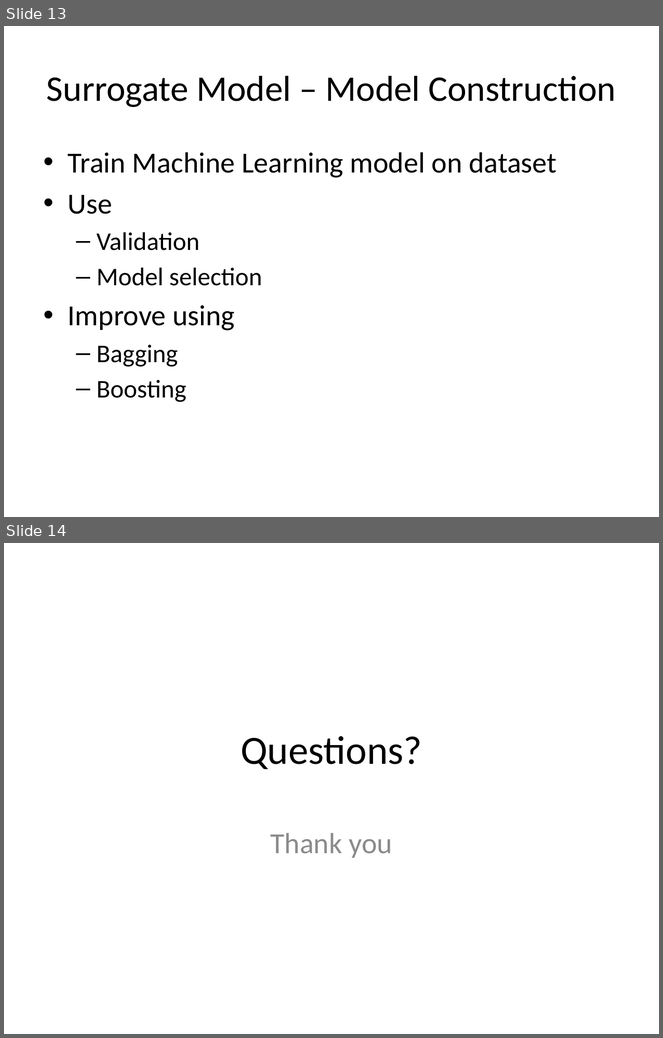
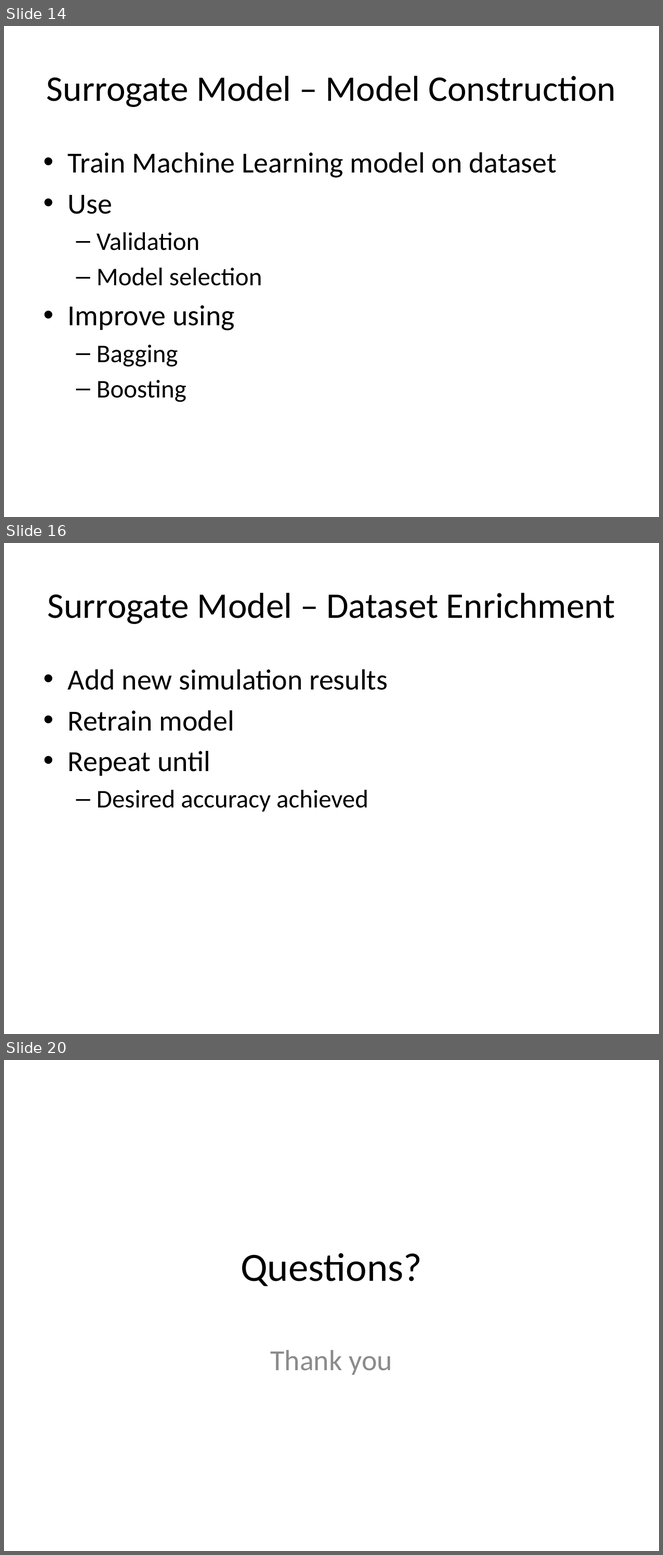
Before and after one commit to look4pritam/SurrogateModel, a slide deck: Presentations/SurrogateModel.pptx. Shown one above the other, each under a label of ours: slides 13 and 14 before the commit, slides 14, 16 and 20 after it; the slides between them are not shown. The pictures are 663x1038 and 663x1555 pixels, drawn with LibreOffice and Linux fonts; fonts in the diff are those of the drawing. Boxes give left, top, right and bottom in pixels: in the first picture for what was removed or moved away, otherwise in the second. Text is boxed around its words. In the diff, an @@ line names an element or a change of style, - is before the commit and + after.

```diff
--- a/Presentations/SurrogateModel.pptx
+++ b/Presentations/SurrogateModel.pptx
@@ slide 16 added at [4,543,659,1034], background #FFFFFF @@
@@ title added at [48,593,616,624], 39.6 pt, text #000000 @@
+Surrogate Model – Dataset Enrichment
@@ text added at [68,669,388,812], 32 pt, text #000000 @@
+• Add new simulation results
+• Retrain model
+• Repeat until
+  – Desired accuracy achieved
@@ what was slide 13 is now slide 14 @@
@@ what was slide 14 is now slide 20 @@
```
Also in this commit, not shown: 7 slides changed, 5 other slides added.
